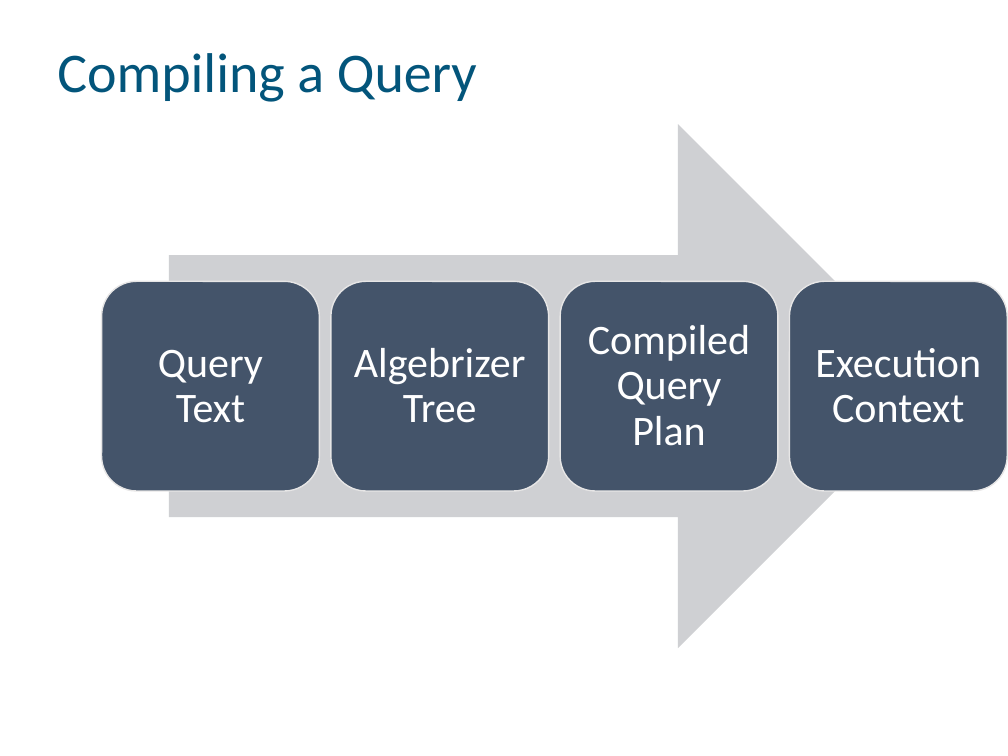
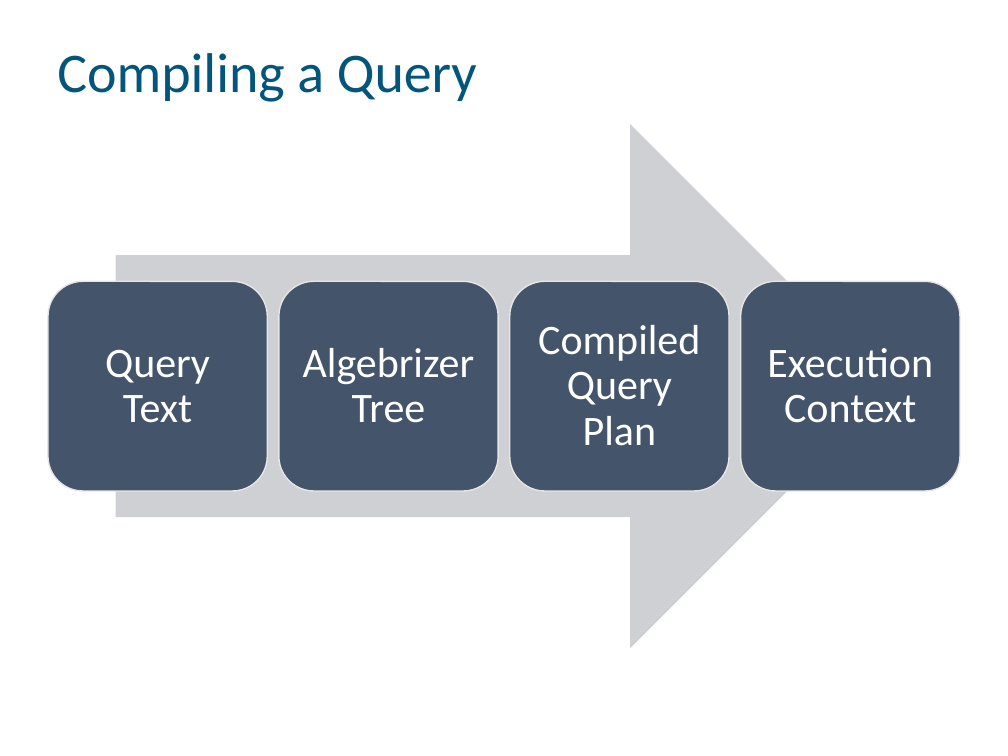
Before and after one commit to billgraziano/kcdc2018, a slide deck: slide 6 of ppt/2. Query Plans/Query Plan Usage - KCDC 2018.pptx. Drawn at 1008x756 pixels with LibreOffice and Linux fonts; fonts in the diff are those of the drawing. Boxes give left, top, right and bottom in pixels: in the first picture for what was removed or moved away, otherwise in the second. Text is boxed around its words. In the diff, an @@ line names an element or a change of style, - is before the commit and + after.

```diff
--- a/ppt/2. Query Plans/Query Plan Usage - KCDC 2018.pptx
+++ b/ppt/2. Query Plans/Query Plan Usage - KCDC 2018.pptx
@@ right arrow: place and size @@
-right arrow at box(168, 124, 939, 648)
+right arrow at box(116, 124, 892, 648)
@@ rounded rectangle: place and size @@
-rounded rectangle at box(102, 281, 320, 491)
+rounded rectangle at box(48, 281, 268, 491)
@@ text "Query Text": place and size @@
-text "Query Text" at box(158, 350, 263, 423)
+text "Query Text" at box(105, 350, 210, 423)
@@ 3 texts, 3 rounded rectangles: place and size @@
-3 texts, 3 rounded rectangles at box(331, 281, 1007, 491)
+3 texts, 3 rounded rectangles at box(279, 281, 961, 491)
```
Also in this commit, not shown: 3 other slides changed, 7 other files.
